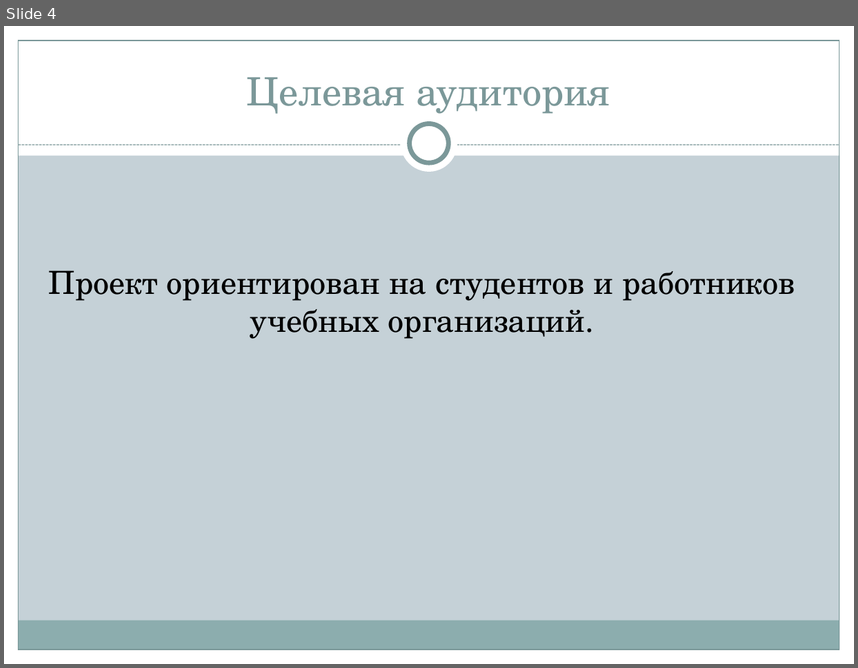
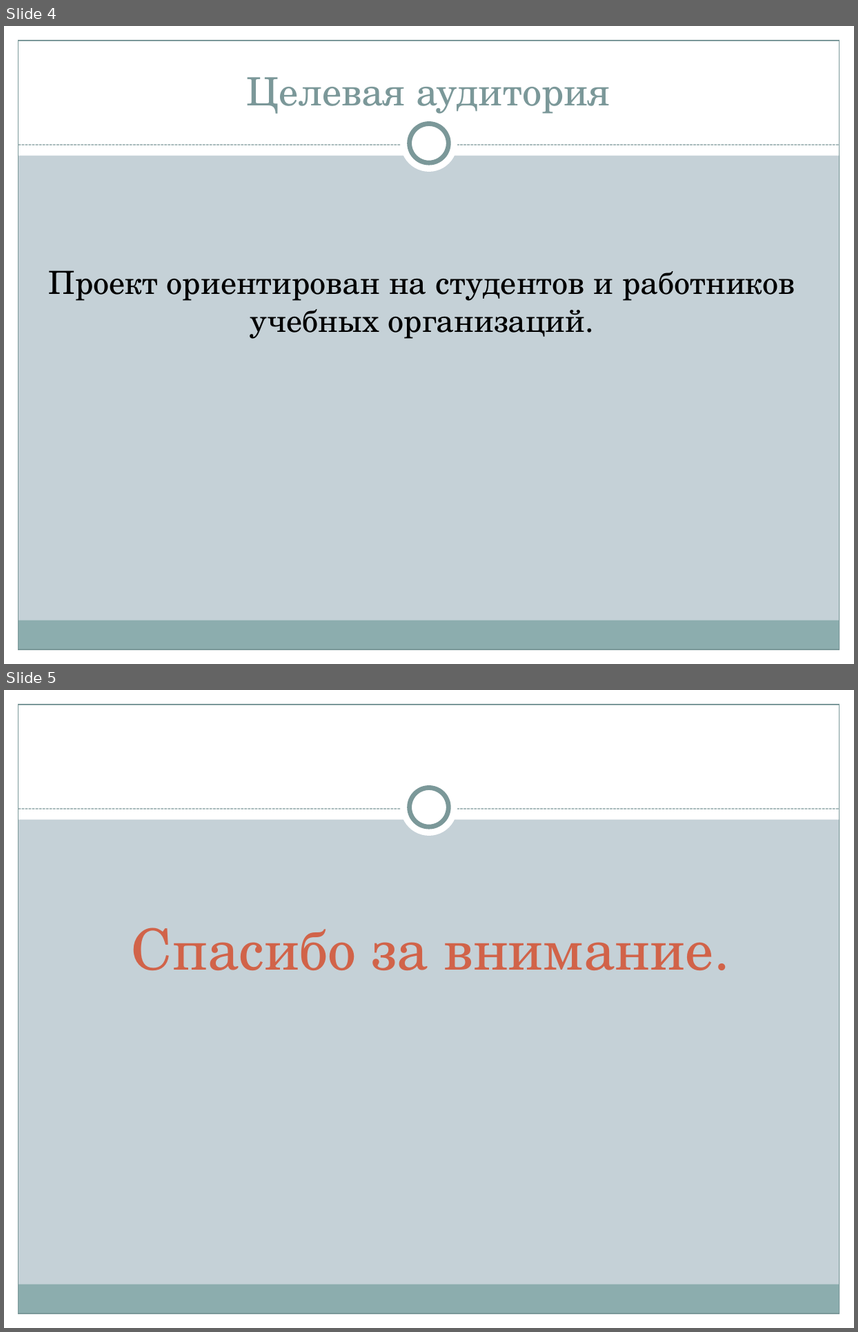
Before and after one commit to asyapfly/istu-lab-upp-2018-2019, a slide deck: Альмакеев_Романов_Касимов_ScheduList/Презентация проекта.pptx. Shown one above the other, each under a label of ours: slide 4 before the commit, slides 4 and 5 after it. The pictures are 858x668 and 858x1332 pixels, drawn with LibreOffice and Linux fonts; fonts in the diff are those of the drawing. Boxes give left, top, right and bottom in pixels: in the first picture for what was removed or moved away, otherwise in the second. Text is boxed around its words. In the diff, an @@ line names an element or a change of style, - is before the commit and + after.

```diff
--- a/Альмакеев_Романов_Касимов_ScheduList/Презентация проекта.pptx
+++ b/Альмакеев_Романов_Касимов_ScheduList/Презентация проекта.pptx
@@ slide 5 added at [4,690,854,1328], background #C5D1D7; not listed: 9 template elements that a slide beside it also shows @@
@@ title added at [132,927,714,970], 48 pt, text #D16349 @@
+Спасибо за внимание.
```
Also in this commit, not shown: 1 slide changed, 2 other slides added, 3 slides removed, 1 other file.
